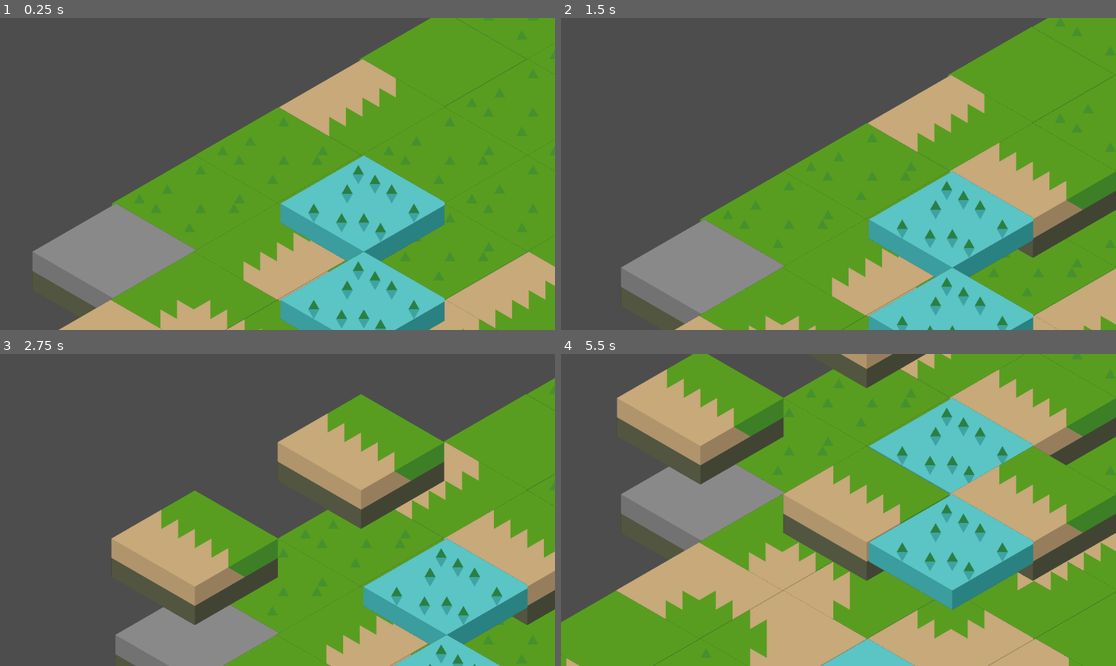
Above: before the commit, frames 1-4 (two rows, left to right).
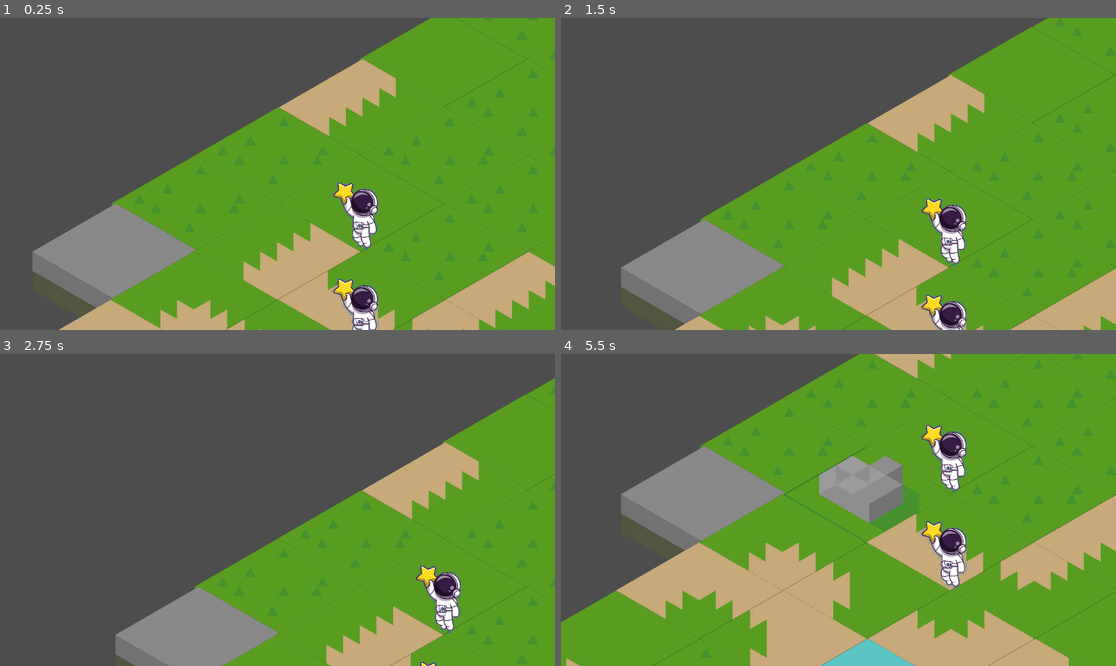
Above: after the commit, the same moments.

Repository: lifflander/stp
Game: Godot game, scene res://node_2d.tscn
The game is run twice, just before and just after one commit, with the same random seed, the same clock (stepped at 60 frames per second) and the same inputs.
Inputs (mouse positions are in pixels of both pictures, inside the frame that each line leads up to):
- Up to frame 1 (0.25 s): no input
- Up to frame 2 (1.5 s): tap Enter at 0.5 s; move the mouse to (960, 158) at 0.52 s; click (960, 158) at 0.67 s; tap Space at 1.25 s; drag from (727, 189) to (810, 236) at 1.27 s
- Up to frame 3 (2.75 s): move the mouse to (333, 441) at 2.02 s; click (333, 441) at 2.17 s
- Up to frame 4 (5.5 s): tap Enter at 2.75, 4.25 s; drag from (810, 572) to (672, 463) at 2.77 s; tap Space at 3.5 s; move the mouse to (1005, 556) at 3.52 s; click (1005, 556) at 3.67 s; drag from (672, 463) to (755, 432) at 4.27 s; move the mouse to (866, 510) at 5.02 s; click (866, 510) at 5.17 s

The runs differ from the first frame. In frame 1, 11% of the frame differs, in the area x 50-81%, y 43-100%; in frame 2, 14%; in frame 3, 26%; in frame 4, 33%, in the area x 10-100%, y 0-82%.

Commit message:
add unit on top

Diff:
--- a/CharacterBody2D.gd
+++ b/CharacterBody2D.gd
@@ -22,7 +22,6 @@
 			var map_pos = tile_map.local_to_map(local_pos)
 			print(map_pos)
 			tile_map.special_cell = Vector2i(map_pos.x,map_pos.y)
-			tile_map.set_cell(1, Vector2i(map_pos.x,map_pos.y), 0, Vector2i(1,1), 0)
 
 	elif event is InputEventMouseMotion and dragging:
 		var new_position = get_local_mouse_position()
--- a/LogicEngine.gd
+++ b/LogicEngine.gd
@@ -38,7 +38,7 @@
 
 	func renderAtLocation():
 		print("renderAtLocation location=", location)
-		tile_map.unit_layer[tile_map.convertTo1D(location)] = Vector2i(3, 3)
+		tile_map.unit_layer[tile_map.convertTo1D(location)] = Vector2i(0, 0)
 
 var is_initialized : bool = false
 
@@ -52,7 +52,7 @@
 
 # Called every frame. 'delta' is the elapsed time since the previous frame.
 func _process(delta):
-	print("process engine: ", tile_map)
+	#print("process engine: ", tile_map)
 	if tile_map != null and not is_initialized:
 		is_initialized = true
 		initialize(2)
--- a/TileMap.gd
+++ b/TileMap.gd
@@ -1,7 +1,7 @@
 extends TileMap
 class_name IsoTileMap
 
-const unit_tile_set : int = 0
+const unit_tile_set : int = 2
 var width : int = 10
 var height : int = 10
 var special_cell : Vector2i = Vector2i(-1,-1)
--- a/iso-tileset-2.tres
+++ b/iso-tileset-2.tres
@@ -1,6 +1,7 @@
-[gd_resource type="TileSet" load_steps=5 format=3 uid="uid://0jewu7pkdoe8"]
+[gd_resource type="TileSet" load_steps=7 format=3 uid="uid://0jewu7pkdoe8"]
 
 [ext_resource type="Texture2D" uid="uid://wgrpnctk5kdp" path="res://iso-test-1.png" id="1_dml6c"]
+[ext_resource type="Texture2D" uid="uid://d0bf26ov3kemy" path="res://character.png" id="2_0r2b6"]
 
 [sub_resource type="TileMapPattern" id="TileMapPattern_74qju"]
 tile_data = PackedInt32Array(0, 65536, 0, 1, 65536, 0, 2, 65536, 0, 65538, 65536, 0)
@@ -57,6 +58,12 @@
 6:1/0 = 0
 6:0/0 = 0
 
+[sub_resource type="TileSetAtlasSource" id="TileSetAtlasSource_xq4yj"]
+texture = ExtResource("2_0r2b6")
+margins = Vector2i(60, 18)
+texture_region_size = Vector2i(240, 331)
+0:0/0 = 0
+
 [resource]
 tile_shape = 1
 tile_layout = 5
@@ -65,4 +72,5 @@
 terrain_set_0/mode = 0
 sources/0 = SubResource("TileSetAtlasSource_rsnl8")
 sources/1 = SubResource("TileSetAtlasSource_jmqy1")
+sources/2 = SubResource("TileSetAtlasSource_xq4yj")
 pattern_0 = SubResource("TileMapPattern_74qju")
--- /dev/null
+++ b/unit-set-test.tres
@@ -0,0 +1,11 @@
+[gd_resource type="TileSet" load_steps=3 format=3 uid="uid://drpygv64y7nfr"]
+
+[ext_resource type="Texture2D" uid="uid://d0bf26ov3kemy" path="res://character.png" id="1_n3fcu"]
+
+[sub_resource type="TileSetAtlasSource" id="TileSetAtlasSource_8y0mw"]
+texture = ExtResource("1_n3fcu")
+texture_region_size = Vector2i(570, 570)
+0:0/0 = 0
+
+[resource]
+sources/0 = SubResource("TileSetAtlasSource_8y0mw")
Binary file added: character.png
Not shown, added: character.png.import
